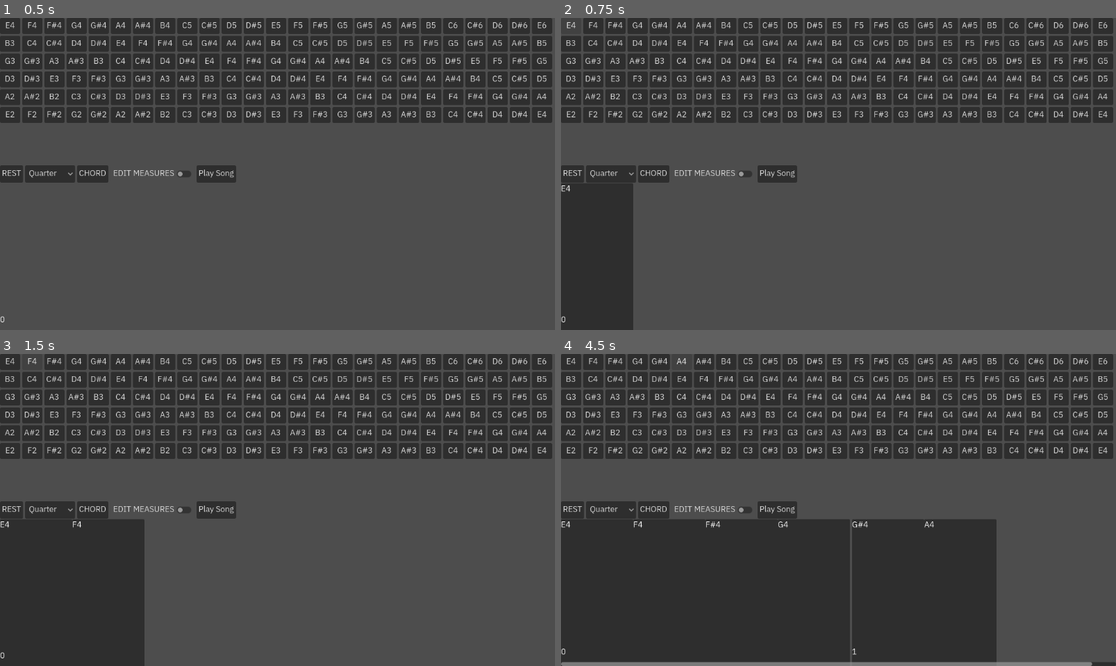
Above: before the commit, frames 1-4 (two rows, left to right).
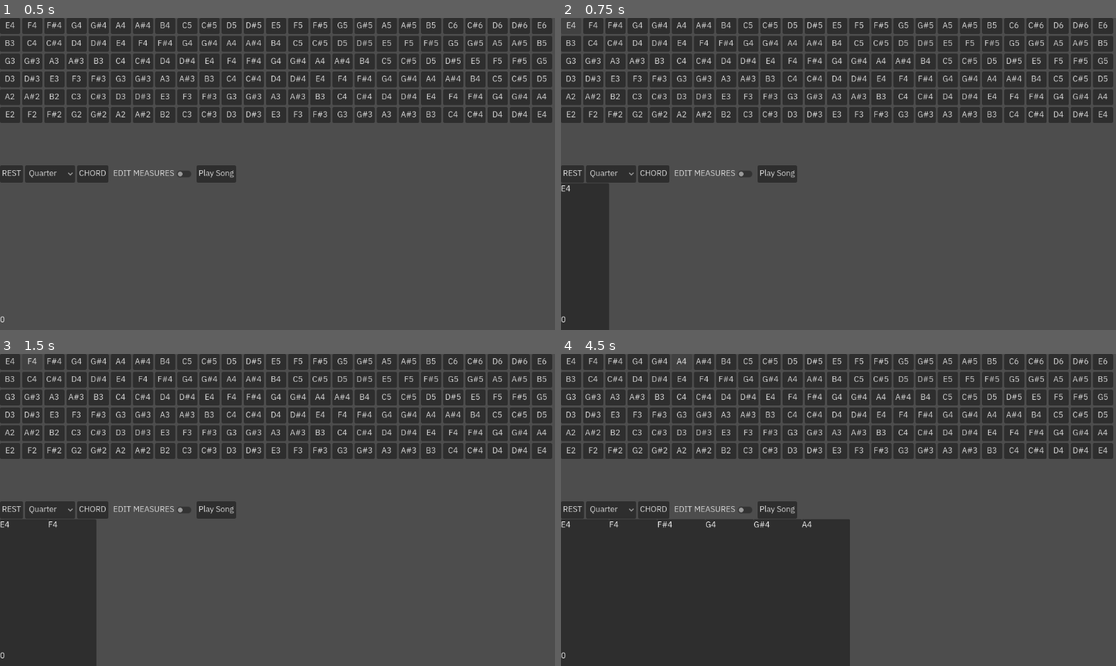
Above: after the commit, the same moments.

Repository: TetroTheo/GuitarMaster
Game: Godot game, scene res://test.tscn
Same seed, same stepped clock (60 frames per second), same inputs: the game is played once before the commit and once after it. Sound files missing from this copy of the repository are replaced by a short silence.
Inputs (mouse positions are in pixels of both pictures, inside the frame that each line leads up to):
- Up to frame 1 (0.5 s): no input
- Up to frame 2 (0.75 s): click (572, 27) at 0.5 s, where only the run after the commit has a clickable "E4"
- Up to frame 3 (1.5 s): click (33, 363) at 1.25 s, where only the run after the commit has a clickable "F4"
- Up to frame 4 (4.5 s): click (616, 363) at 2 s, where only the run after the commit has a clickable "F#4"; click (638, 363) at 2.75 s, where only the run after the commit has a clickable "G4"; click (660, 363) at 3.5 s, where only the run after the commit has a clickable "G#4"; click (683, 363) at 4.25 s, where only the run after the commit has a clickable "A4"

Frame 1 is identical in both runs. In frame 2, 2.0% of the frame differs, in the area x 8-14%, y 53-100%; in frame 3, 4.1%; in frame 4, 13%, in the area x 0-100%, y 53-100%.

Commit message:
fixed issues with getting the song (which is an Array[NotePackage]) and allowed a configurable time signature! you can play in 4/4, 6/4, 3/4, and so on! not configurable in the editor yet.

Diff:
--- a/communicator.gd
+++ b/communicator.gd
@@ -85,4 +85,5 @@
 
 
 func _on_play_song_pressed() -> void:
-	pass # Replace with function body.
+	var song = track.get_song()
+	print(song)
--- a/note-package-node.gd
+++ b/note-package-node.gd
@@ -4,10 +4,11 @@
 
 ## sets size according to the npkg duration, and changes the label to match.
 ## can show multiple notes for chords, and displays a rest when there are no notes.
-func set_note_pkg(pkg : NotePackage):
+func set_note_pkg(pkg : NotePackage, measure : Measure):
 	note_pkg = pkg
 	size_flags_horizontal = Control.SIZE_SHRINK_BEGIN
-	custom_minimum_size.x = get_parent().get_parent().custom_minimum_size.x * ( pkg.duration)
+	## works perfectly, for any measure size, and duration, and any time signature!
+	custom_minimum_size.x = measure.custom_minimum_size.x * pkg.duration / measure.measure_length
 	if pkg.notes:
 		$Label.text = ''
 		for note in pkg.notes:
--- a/note-package.gd
+++ b/note-package.gd
@@ -6,3 +6,11 @@
 @export var notes : Array[Note]
 
 # note that this structure works for rests, too!
+
+## to string feature
+func _to_string() -> String:
+	var string := ""
+	string += str(duration)
+	for note in notes:
+		string += "|" + str(note)
+	return string
--- a/note.gd
+++ b/note.gd
@@ -47,4 +47,4 @@
 
 
 func _to_string() -> String:
-	return note_name() + ' (S' + str(string) + 'F' + str(fret) + ')'
+	return note_name() + '(S' + str(string) + 'F' + str(fret) + ')'
--- a/test-measure.gd
+++ b/test-measure.gd
@@ -1,7 +1,14 @@
 class_name Measure
 extends Control
 
+## so that we know where we are in the track's array of measures
 var measure_number : int
+## changes the numberator of the song's time signature.
+## examples:
+## 1.0 = 4/4
+## 1.5 = 6/4
+## 0.75 = 3/4
+var measure_length := 1.5
 
 ## the sheet calls this when making a new measure, so that the new measure may
 ## bind all of its editing buttons directly to that sheet.
@@ -33,17 +40,18 @@
 
 ## returns whether or not this measure is completely filled with notes
 func is_full() -> bool:
-	return is_equal_approx(get_duration(), 1.0)
+	return is_equal_approx(get_duration(), measure_length)
 
 ## returns whether or not the note's duration will fit within the measure or fill it entirely!
 func can_fit(npkg: NotePackage) -> bool:
-	return get_duration() + npkg.duration < 1.0 or is_equal_approx(get_duration() + npkg.duration, 1.0)
+	return get_duration() + npkg.duration < measure_length or is_equal_approx(get_duration() + npkg.duration, measure_length)
 
 ## adds the Note Package Node to this measure
 func add_npkgn(npkgn, pkg):
 	$NotePackageNodes.add_child(npkgn)
 	## sets the size, and notes
-	npkgn.set_note_pkg(pkg)
+	## we send ourself as an argument so that the note can easier tell what to resize to!
+	npkgn.set_note_pkg(pkg, self)
 	## hide the Add Notes button if the measure is full!
 	if $HBoxContainer/AddNote.visible and is_full():
 		$HBoxContainer/AddNote.hide()
--- a/test-track.gd
+++ b/test-track.gd
@@ -4,7 +4,7 @@
 
 @onready var measures = $MeasureContainer
 var measure_mode := false
-var add_to_measure := -1
+var measure_to_add_to := -1
 
 func _ready() -> void:
 	create_new_measure()
@@ -16,14 +16,14 @@
 	var npkgn = load("uid://bqhqm608hhbdx").instantiate()
 	var current_measure : Measure
 	if measures.get_children():
-		var last_measure = measures.get_child(add_to_measure)
+		var last_measure = measures.get_child(measure_to_add_to)
 		if last_measure.can_fit(pkg):
 			current_measure = last_measure
 		else:
 			## if we were not adding to the last measure, then now we are!
 			## because the measure we were adding to must be full!
-			if add_to_measure > -1:
-				add_to_measure = -1
+			if measure_to_add_to > -1:
+				measure_to_add_to = -1
 				## make an attempt to add to the last measure if unfilled
 				## otherwise, we make a new one!
 				var new_last_measure = measures.get_child(-1)
@@ -93,12 +93,13 @@
 
 ## if a measure is unfilled, this lets us add more notes to it!
 func add_to(measure):
-	add_to_measure = measure.measure_number
+	measure_to_add_to = measure.measure_number
 
 ## returns the full song of this track for playback
 func get_song() -> Array[NotePackage]:
 	var song : Array[NotePackage]
-	for measure in measures:
-		for npkgn in measures.get_npkgn():
-			song.append_array(npkgn.note_pkg)
+	for measure in measures.get_children():
+		#return song
+		for npkgn in measure.get_nkpgn():
+			song.append(npkgn.note_pkg)
 	return song
--- a/test.tscn
+++ b/test.tscn
@@ -1,12 +1,11 @@
 [gd_scene format=3 uid="uid://bca24mwsuhtsx"]
 
 [ext_resource type="PackedScene" uid="uid://dfw50qnbmywo" path="res://test-fretboard.tscn" id="1_8uh7m"]
-[ext_resource type="PackedScene" uid="uid://bniuvcdt27wtl" path="res://test-sheet.tscn" id="2_6uqi0"]
+[ext_resource type="PackedScene" uid="uid://bniuvcdt27wtl" path="res://test-track.tscn" id="2_6uqi0"]
 [ext_resource type="Script" uid="uid://cbe1xr2bm1tt5" path="res://communicator.gd" id="3_6uqi0"]
 [ext_resource type="AudioStream" uid="uid://jre4lw6j7p4d" path="res://audio/guitar-E2-distorted.wav" id="4_ppyta"]
 
 [node name="Control" type="Control" unique_id=385323799]
-visible = false
 layout_mode = 3
 anchors_preset = 15
 anchor_right = 1.0
Renamed: test-sheet.tscn -> test-track.tscn
